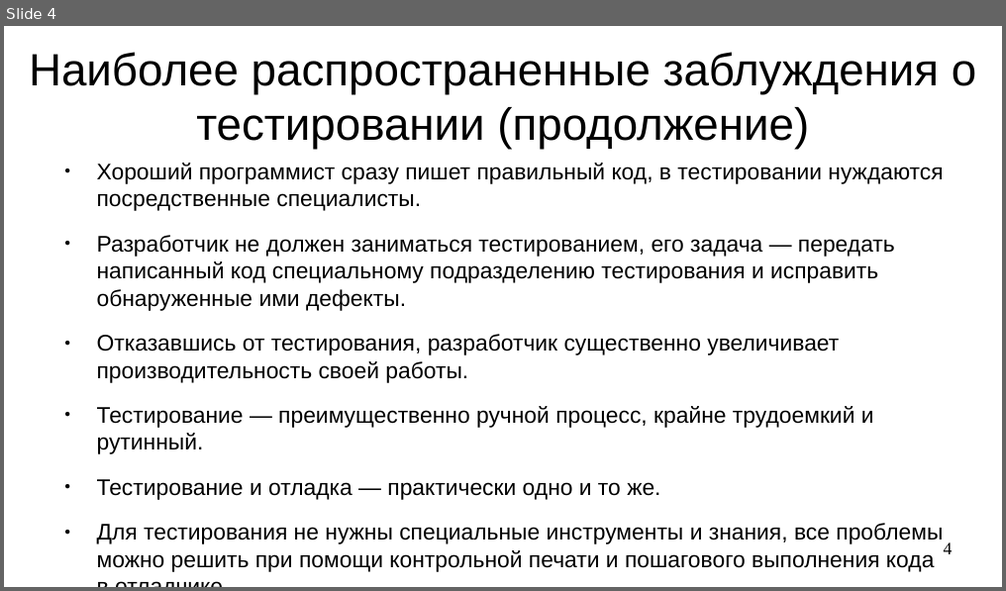
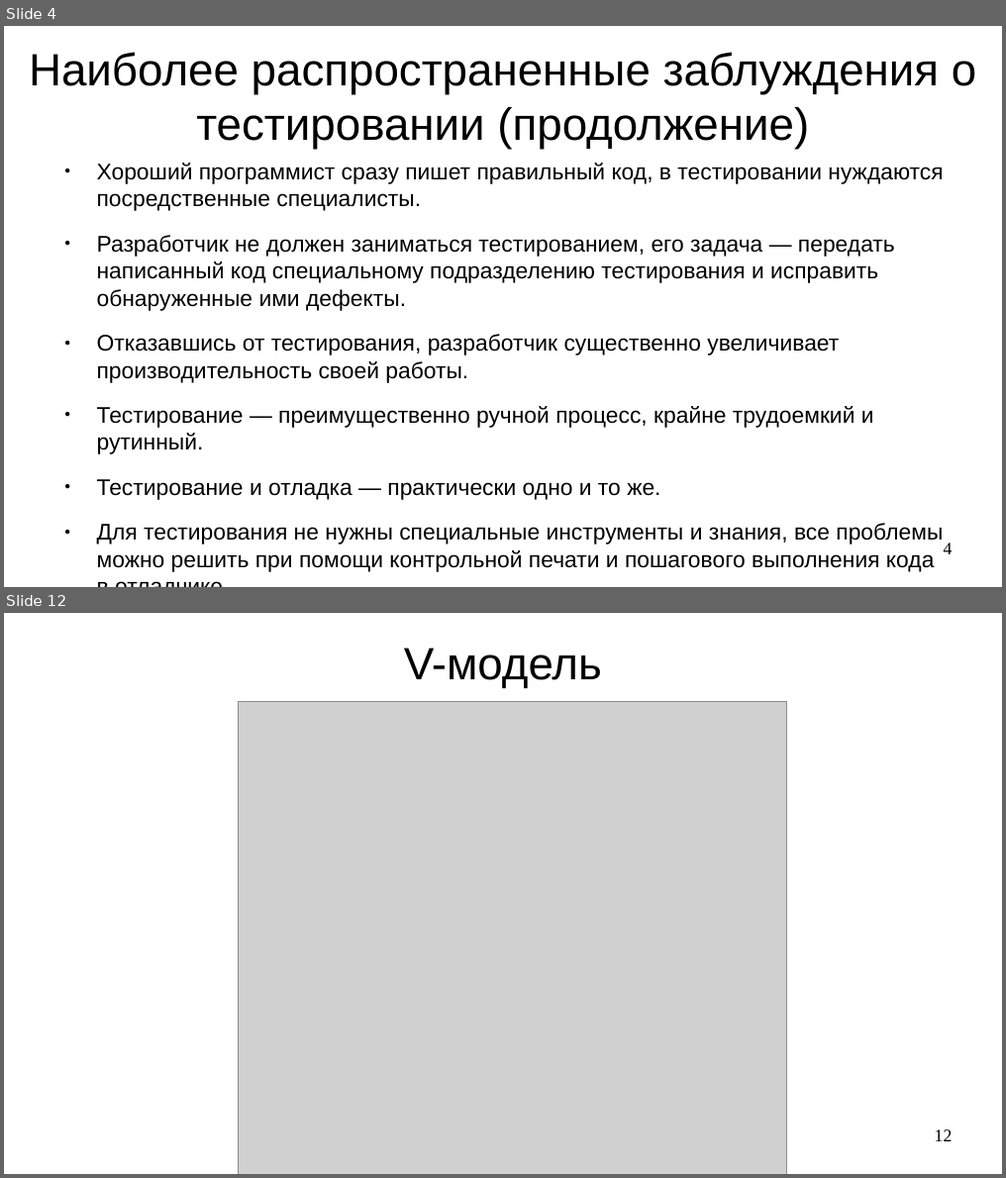
Before and after one commit to steelcraft/stud-lab, a slide deck: Лекции/CAUTTDD01#L1.odp. Shown one above the other, each under a label of ours: slide 4 before the commit, slides 4 and 12 after it; the slides between them are not shown. The pictures are 1006x591 and 1006x1178 pixels, drawn with LibreOffice and Linux fonts; fonts in the diff are those of the drawing; grey boxes stand for pictures. Boxes give left, top, right and bottom in pixels: in the first picture for what was removed or moved away, otherwise in the second. Text is boxed around its words. In the diff, an @@ line names an element or a change of style, - is before the commit and + after.

```diff
--- a/Лекции/CAUTTDD01#L1.odp
+++ b/Лекции/CAUTTDD01#L1.odp
@@ slide 12 added at [4, 613, 1002, 1174], background #FFFFFF @@
@@ title added at [404, 648, 602, 688], 36 pt, text #000000 @@
+V-модель
@@ picture added at [239, 702, 786, 1174] @@
@@ page number added at [935, 1130, 952, 1142], 14 pt, text #000000 @@
+12
```
Also in this commit, not shown: 2 slides changed, 6 other slides added, 2 slides removed.
